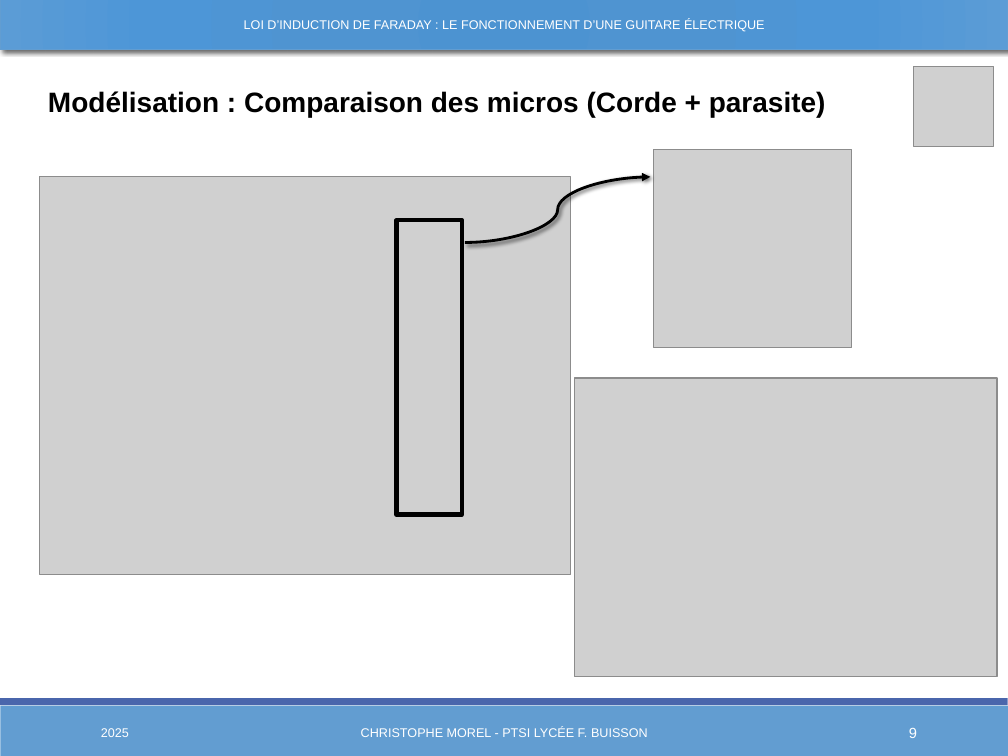
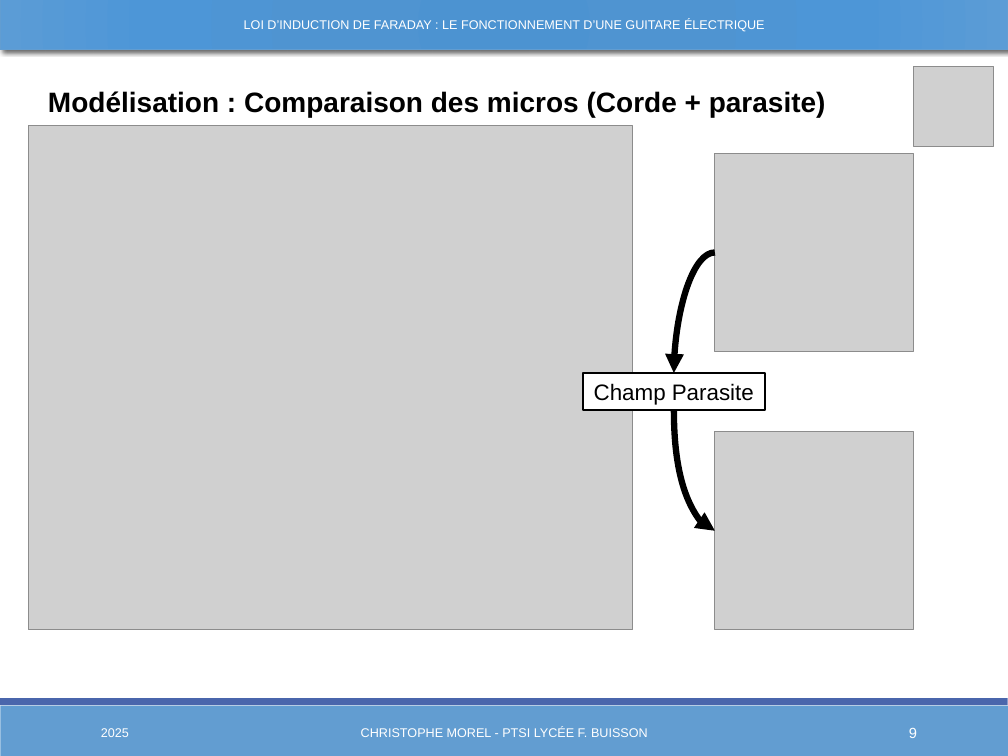
Before and after one commit to Chrismorel7/TIPE---Micro_guitare_elec, a slide deck: slide 9 of Views/Presentation3.pptx. Drawn at 1008x756 pixels with LibreOffice and Linux fonts; fonts in the diff are those of the drawing; grey boxes stand for pictures. Boxes give left, top, right and bottom in pixels: in the first picture for what was removed or moved away, otherwise in the second. Text is boxed around its words. In the diff, an @@ line names an element or a change of style, - is before the commit and + after.

```diff
--- a/Views/Presentation3.pptx
+++ b/Views/Presentation3.pptx
@@ picture: place and size @@
-picture at (39,176,571,575)
+picture at (28,126,633,630)
@@ curved arrow removed from (465, 243) to (650, 176) @@
@@ picture: place and size @@
-picture at (653,149,852,348)
+picture at (715,153,913,352)
@@ rectangle removed at (396,221,462,515) @@
@@ curved arrow added from (715, 252) to (673, 373), #000000 4.5 pt @@
@@ picture removed at (575,378,998,676) @@
@@ rectangle added at (583,373,765,410), fill #FFFFFF, outline #000000 1.25 pt, 16 pt, text #000000 @@
+Champ Parasite
@@ curved arrow added from (673, 410) to (715, 531), #000000 4.5 pt @@
@@ picture added at (715,431,913,630) @@
```
Also in this commit, not shown: 7 other slides changed, 5 other files.
